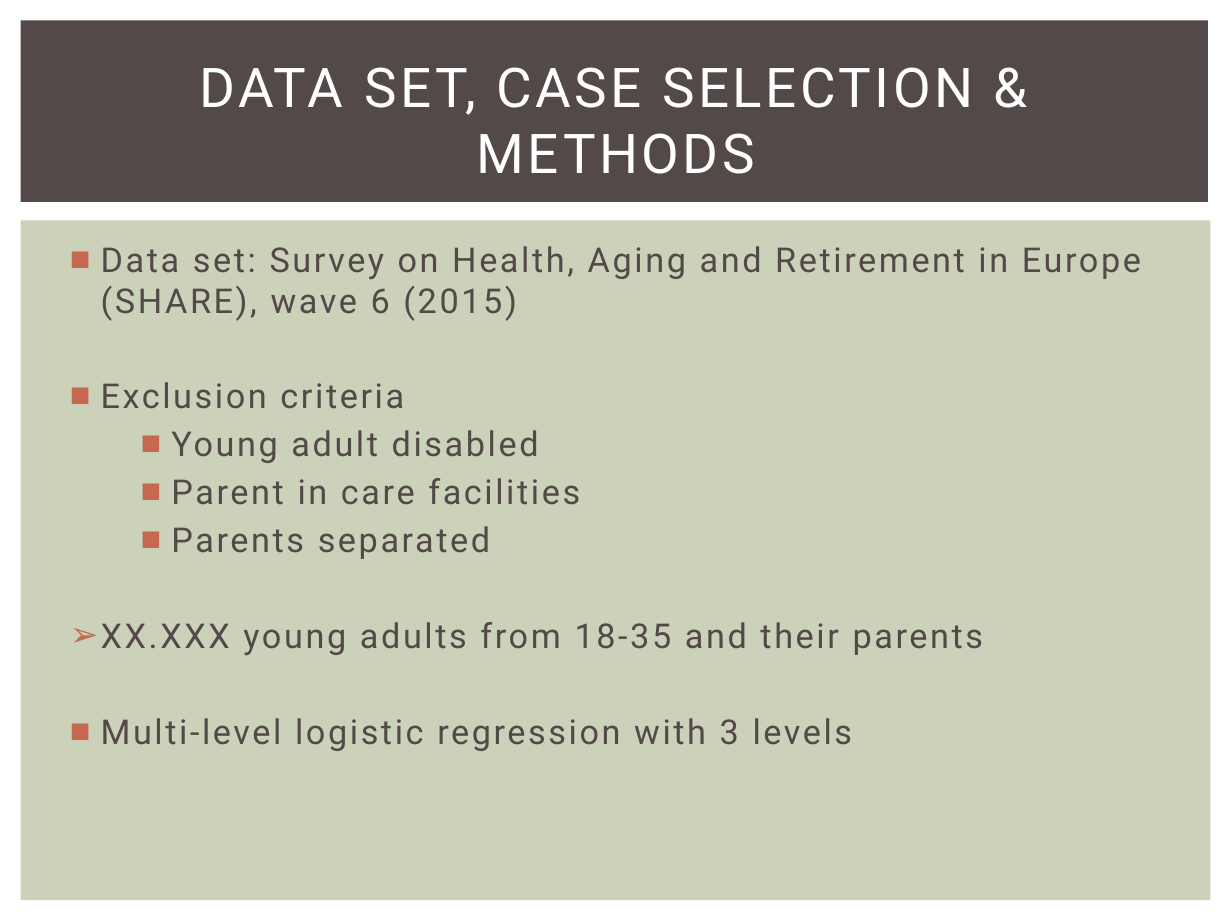
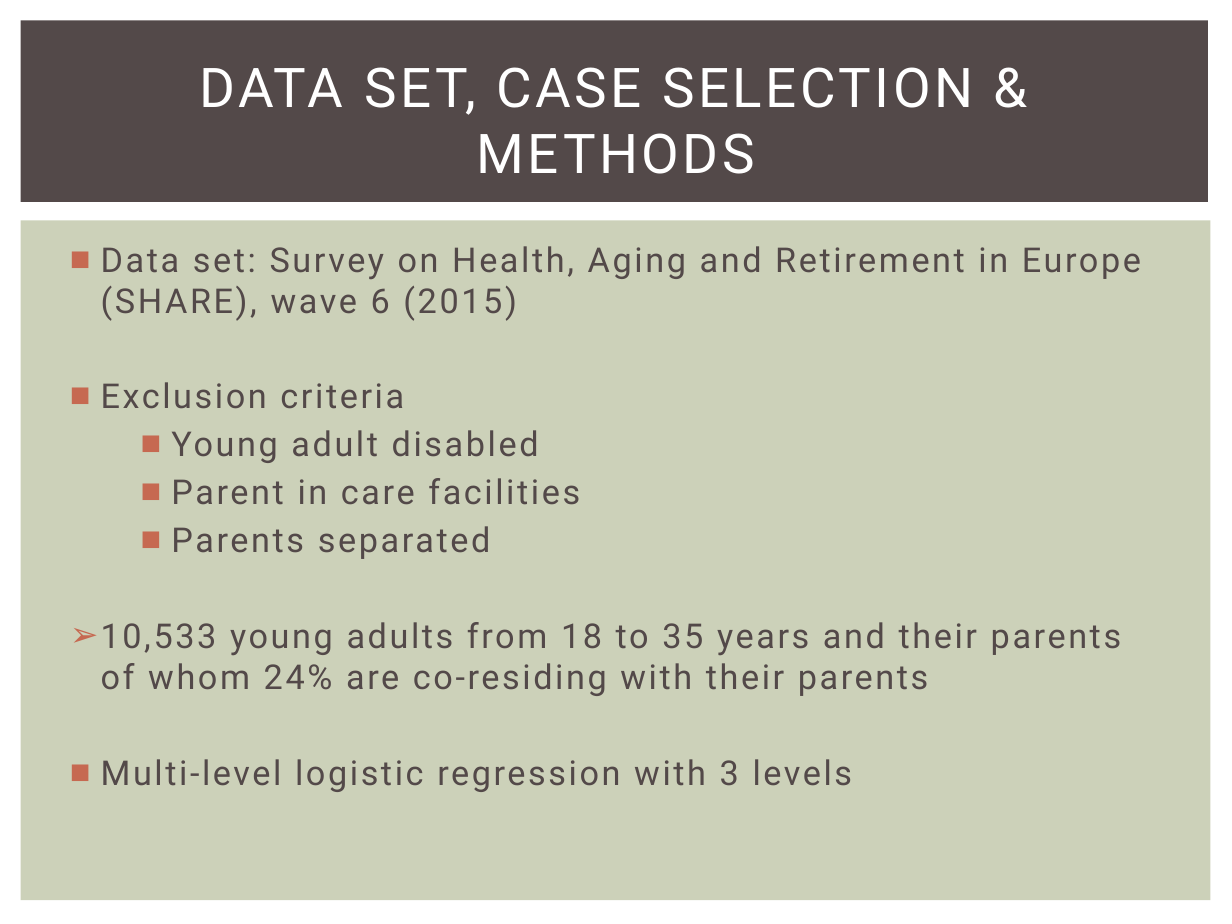
Before and after one commit to Drs-Jusy-Fischges/Solidaritaet, a slide deck: slide 9 of Poster & Präsis/Coll_Tubi.pptx. Drawn at 1232x924 pixels with LibreOffice and Linux fonts; fonts in the diff are those of the drawing. Boxes give left, top, right and bottom in pixels: in the first picture for what was removed or moved away, otherwise in the second. Text is boxed around its words. In the diff, an @@ line names an element or a change of style, - is before the commit and + after.

```diff
--- a/Poster & Präsis/Coll_Tubi.pptx
+++ b/Poster & Präsis/Coll_Tubi.pptx
@@ text at bbox=[101, 622, 1122, 696]: text changed @@
-➢ XX.XXX young adults from 18-35 and their parents
+➢ 10,533 young adults from 18 to 35 years and their parents of whom 24% are co-residing with their parents
```
Also in this commit, not shown: 6 other slides changed, 1 slide added, 1 slide removed.
